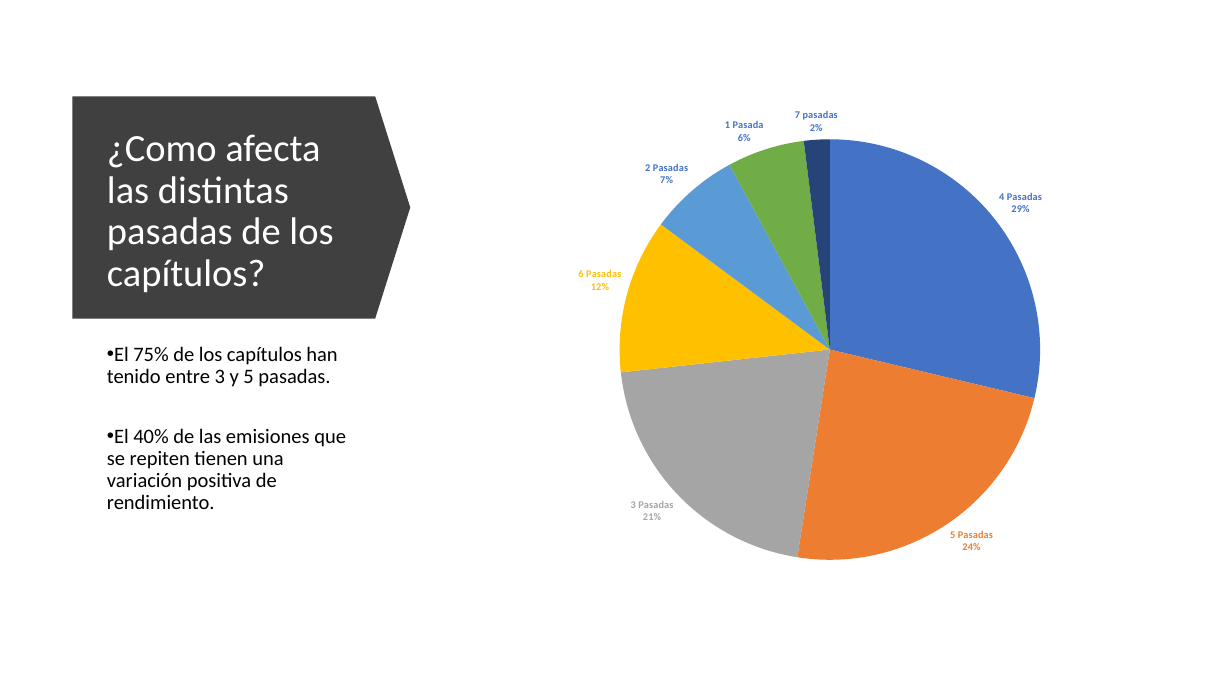
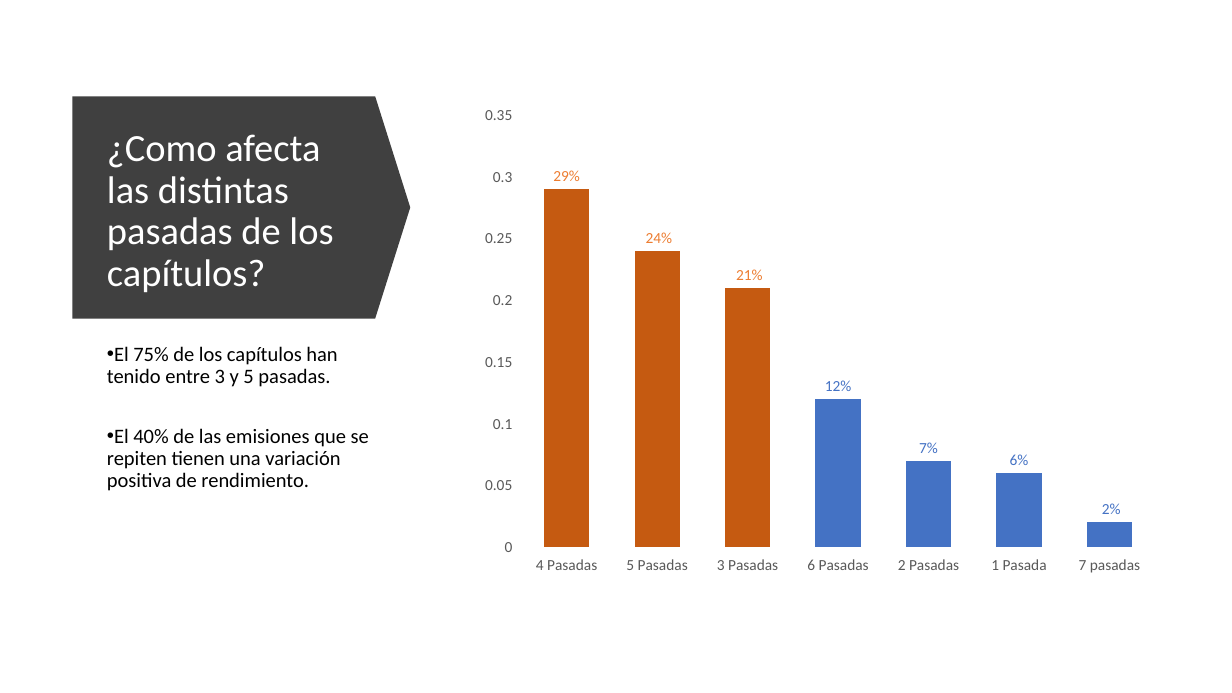
Before and after one commit to mcuevasg/Prueba_Canal, a slide deck: slide 7 of Lugares que Hablan.pptx. Drawn at 1232x693 pixels with LibreOffice and Linux fonts; fonts in the diff are those of the drawing. Boxes give left, top, right and bottom in pixels: in the first picture for what was removed or moved away, otherwise in the second. Text is boxed around its words. In the diff, an @@ line names an element or a change of style, - is before the commit and + after.

```diff
--- a/Lugares que Hablan.pptx
+++ b/Lugares que Hablan.pptx
@@ pie chart at (471,96,1169,584) @@
@@ pie chart to column chart @@
-Series 1: 29, 24, 21, 12, 7, 6, 2
+Series 1: 0.29, 0.24, 0.21, 0.12, 0.07, 0.06, 0.02
@@ data labels of Series 1 changed @@
@@ colours of single points changed @@
@@ category axis changed @@
@@ value axis changed @@
@@ bar spacing changed @@
@@ text "El 75% de los capítulos ..." rewrapped from (107,346,346,509) to (107,346,369,491) @@
```
